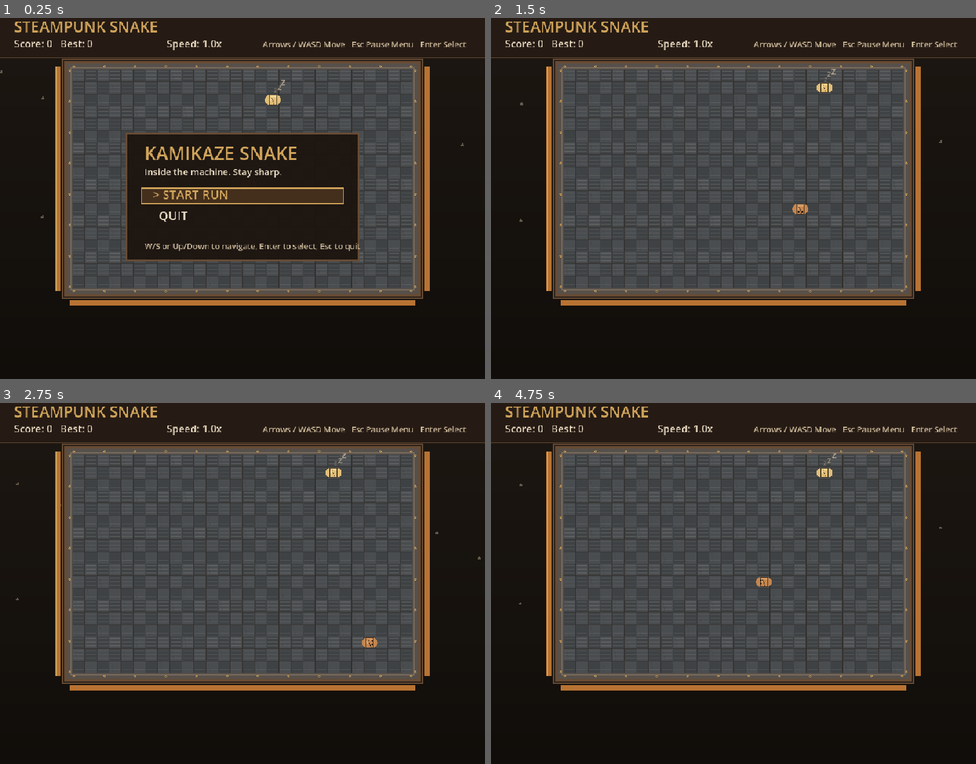
Above: before the commit, frames 1-4 (two rows, left to right).
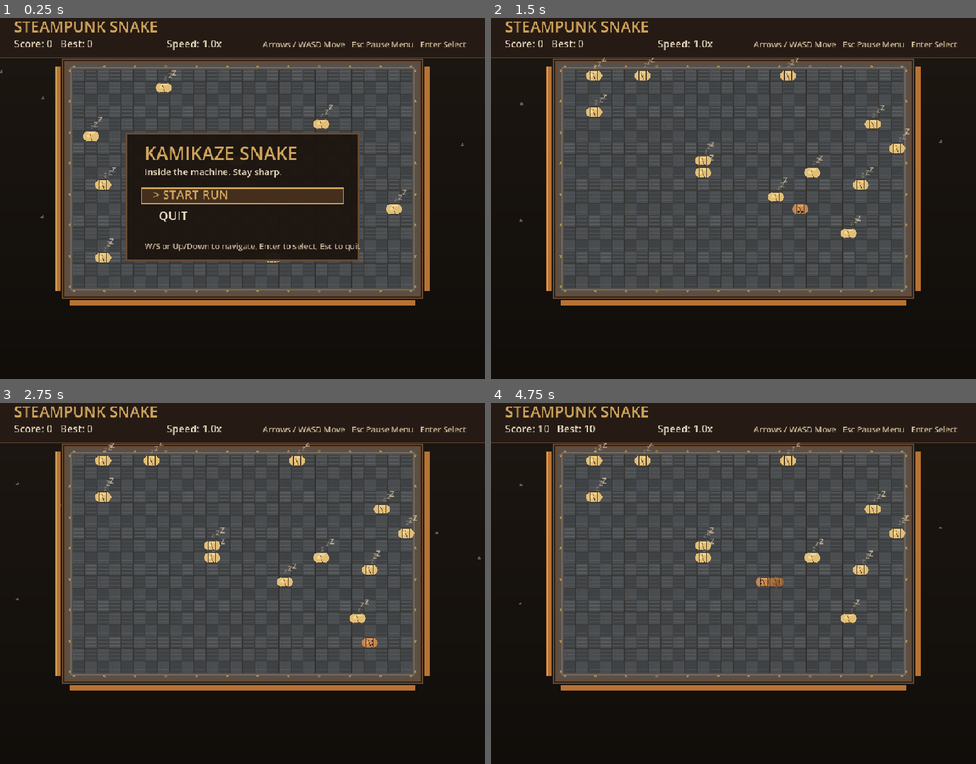
Above: after the commit, the same moments.

Repository: weitero/deja-brew
Game: Godot game, scene res://scenes/levels/snake_game.tscn
Two runs of this game, one before a commit and one after it. Both use one fixed random seed, a clock stepped at 60 frames per second and the inputs below.
Inputs:
- Up to frame 1 (0.25 s): no input
- Up to frame 2 (1.5 s): tap Enter at 0.5, 0.6 s; hold Right (ui_right) 0.53-1.28 s; tap Space at 0.77 s; tap Keypad Enter at 0.8, 1.35 s; hold Down (ui_down) from 1.28 s (still down)
- Up to frame 3 (2.75 s): tap Space at 1.52 s; tap Enter at 1.55, 2.1 s; release Down (ui_down) at 2.03 s; hold Right (ui_right) from 2.03 s (still down); tap Keypad Enter at 2.3 s
- Up to frame 4 (4.75 s): release Right (ui_right) at 2.78 s; hold Up (ui_up) 2.78-3.53 s; tap Keypad Enter at 2.85, 3.8, 4.35 s; tap Space at 3.02, 3.77, 4.52 s; tap Enter at 3.05, 3.6, 4.55 s; hold Left (ui_left) from 3.53 s (still down)

The runs differ from the first frame. In frame 1, 0.7% of the frame differs, in the area x 17-84%, y 14-68%; in frame 2, 1.2%; in frame 3, 1.2%; in frame 4, 1.3%, in the area x 9-87%, y 6-62%.

Commit message:
feat: implement idle bean mechanics and enhance drawing functions

Diff:
--- a/scripts/systems/snake_game.gd
+++ b/scripts/systems/snake_game.gd
@@ -32,7 +32,7 @@
 var snake: Array[Vector2i] = []
 var direction := Vector2i.RIGHT
 var next_direction := Vector2i.RIGHT
-var food := Vector2i.ZERO
+var idle_beans: Array[Vector2i] = []
 var rng := RandomNumberGenerator.new()
 
 var score := 0
@@ -57,6 +57,8 @@
 var start_menu_options := ["START RUN", "QUIT"]
 var pause_menu_options := ["RESUME", "RESTART", "QUIT"]
 var wake_pulses: Array[Dictionary] = []
+var bean_spawn_timer := 0.0
+var bean_trickle_interval := 8.0
 
 func _ready() -> void:
 	rng.randomize()
@@ -87,7 +89,9 @@
 
 	direction = Vector2i.RIGHT
 	next_direction = Vector2i.RIGHT
-	spawn_food()
+	idle_beans.clear()
+	spawn_idle_beans(rng.randi_range(8, 15))
+	bean_spawn_timer = 0.0
 	wake_pulses.clear()
 	queue_redraw()
 
@@ -117,16 +121,41 @@
 		2:
 			get_tree().quit()
 
-func spawn_food() -> void:
+func is_idle_bean_at(cell: Vector2i) -> bool:
+	for bean in idle_beans:
+		if bean == cell:
+			return true
+	return false
+
+func remove_idle_bean_at(cell: Vector2i) -> bool:
+	for i: int in range(idle_beans.size()):
+		if idle_beans[i] == cell:
+			idle_beans.remove_at(i)
+			return true
+	return false
+
+func spawn_idle_beans(count: int) -> void:
+	if count <= 0:
+		return
+
 	var occupied := {}
 	for segment in snake:
 		occupied[segment] = true
-
-	while true:
+	for bean in idle_beans:
+		occupied[bean] = true
+
+	var spawned := 0
+	var attempts := 0
+	var max_attempts := GRID_SIZE.x * GRID_SIZE.y * 3
+
+	while spawned < count and attempts < max_attempts:
+		attempts += 1
 		var candidate := Vector2i(rng.randi_range(0, GRID_SIZE.x - 1), rng.randi_range(0, GRID_SIZE.y - 1))
-		if not occupied.has(candidate):
-			food = candidate
-			return
+		if occupied.has(candidate):
+			continue
+		occupied[candidate] = true
+		idle_beans.append(candidate)
+		spawned += 1
 
 func _unhandled_input(event: InputEvent) -> void:
 	if event is InputEventKey and event.pressed and not event.echo:
@@ -219,6 +248,11 @@
 		return
 
 	time_alive += delta
+	bean_spawn_timer += delta
+	while bean_spawn_timer >= bean_trickle_interval:
+		bean_spawn_timer -= bean_trickle_interval
+		spawn_idle_beans(rng.randi_range(2, 3))
+
 	move_accumulator += delta
 
 	while move_accumulator >= move_interval:
@@ -285,7 +319,7 @@
 
 func step_game() -> void:
 	direction = next_direction
-	var grows := (snake[0] + direction) == food
+	var grows := is_idle_bean_at(snake[0] + direction)
 	var new_head := snake[0] + direction
 
 	if is_cell_blocked(new_head, grows):
@@ -295,7 +329,7 @@
 			return
 		direction = bounced_dir
 		next_direction = bounced_dir
-		grows = (snake[0] + direction) == food
+		grows = is_idle_bean_at(snake[0] + direction)
 		new_head = snake[0] + direction
 
 		if is_cell_blocked(new_head, grows):
@@ -308,8 +342,8 @@
 		score += 10
 		best_score = max(best_score, score)
 		move_interval = max(0.07, move_interval - 0.0025)
+		remove_idle_bean_at(new_head)
 		spawn_wake_pulse(new_head)
-		spawn_food()
 	else:
 		snake.pop_back()
 
@@ -333,7 +367,7 @@
 	draw_background()
 	draw_machine_frame()
 	draw_grid()
-	draw_food()
+	draw_idle_beans()
 	draw_snake()
 	draw_wake_pulses()
 	draw_hud()
@@ -432,24 +466,25 @@
 
 			draw_rect(Rect2(cell_pos, Vector2(CELL_SIZE, CELL_SIZE)), COLOR_GRID_LINE, false, 1.0)
 
-func draw_food() -> void:
-	var top_left := grid_to_pixel(food)
-	draw_coffee_bean(
-		top_left,
-		COLOR_FOOD,
-		Color("f1d798"),
-		Color("6a4a2d")
-	)
-
-	# Idle bean marker: drifting zzz glyphs.
+func draw_idle_beans() -> void:
 	var ticks := float(Time.get_ticks_msec()) * 0.001
-	var center := top_left + Vector2(CELL_SIZE * 0.5, CELL_SIZE * 0.5)
-	for i: int in range(3):
-		var t := ticks + float(i) * 0.37
-		var drift := Vector2(float(i) * 7.0 + sin(t * 2.2) * 2.0, -12.0 - float(i) * 6.0 - fmod(t * 10.0, 5.0))
-		var alpha := 0.35 + float(i) * 0.22
-		var z_col := Color(COLOR_STEAM.r, COLOR_STEAM.g, COLOR_STEAM.b, alpha)
-		draw_string(hud_font, center + drift, "z", HORIZONTAL_ALIGNMENT_LEFT, -1, 14 + i * 3, z_col)
+	for bean in idle_beans:
+		var top_left := grid_to_pixel(bean)
+		draw_coffee_bean(
+			top_left,
+			COLOR_FOOD,
+			Color("f1d798"),
+			Color("6a4a2d")
+		)
+
+		# Idle bean marker: drifting zzz glyphs.
+		var center := top_left + Vector2(CELL_SIZE * 0.5, CELL_SIZE * 0.5)
+		for i: int in range(3):
+			var t := ticks + float(i) * 0.37 + float(bean.x * 11 + bean.y * 7) * 0.03
+			var drift := Vector2(float(i) * 7.0 + sin(t * 2.2) * 2.0, -12.0 - float(i) * 6.0 - fmod(t * 10.0, 5.0))
+			var alpha := 0.35 + float(i) * 0.22
+			var z_col := Color(COLOR_STEAM.r, COLOR_STEAM.g, COLOR_STEAM.b, alpha)
+			draw_string(hud_font, center + drift, "z", HORIZONTAL_ALIGNMENT_LEFT, -1, 14 + i * 3, z_col)
 
 func draw_wake_pulses() -> void:
 	for pulse in wake_pulses:
